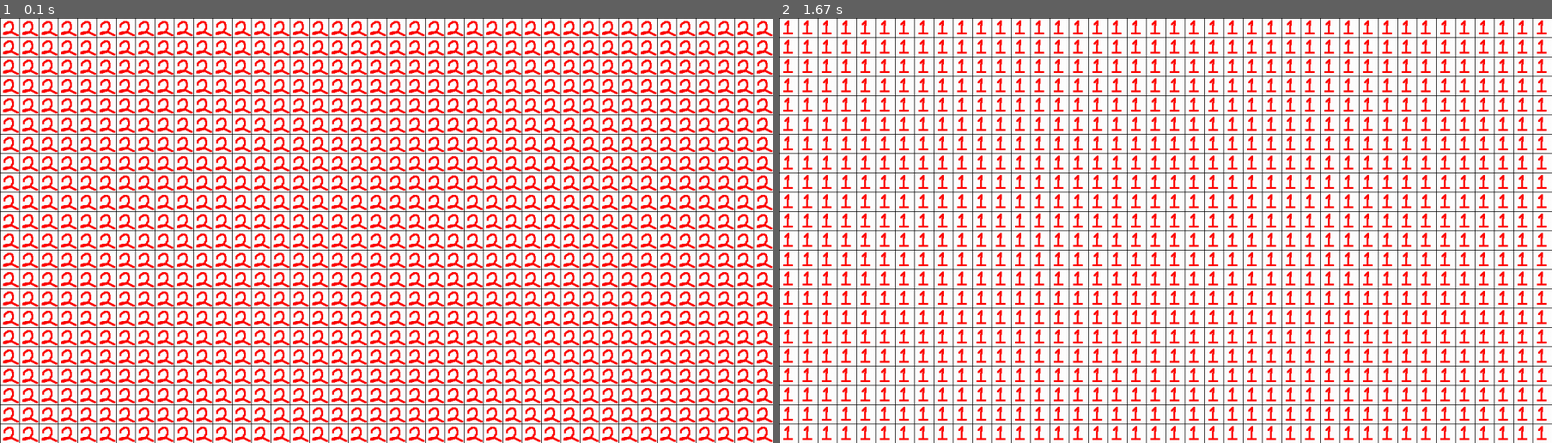
Above: before the commit, frames 1-2 (left to right).
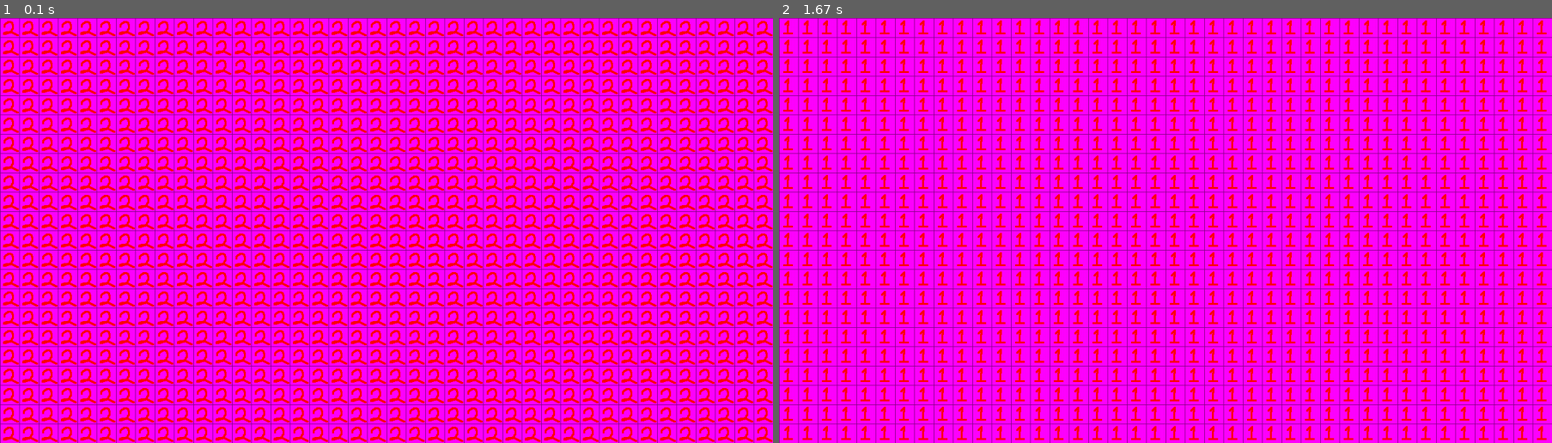
Above: after the commit, the same moments.

Repository: MaundyMoo/Coursework
Game: pygame game, started from Main.py
The game is run twice, just before and just after one commit, with the same random seed, the same clock (stepped at 60 frames per second) and the same inputs.
Inputs:
- Up to frame 1 (0.1 s): no input
- Up to frame 2 (1.67 s): no input

The runs differ from the first frame. In frame 1, 85% of the frame differs, in the area x 0-100%, y 0-100%; in frame 2, 92%.

Commit message:
entities started

Diff:
--- /dev/null
+++ b/Entities.py
@@ -0,0 +1,9 @@
+import Constants
+class Entity:
+    def __init__(self, x: int, y: int, sprite: str):
+        self.x, self.y = x, y
+        self.sprite = sprite
+    def Update(self):
+        pass
+    def Render(self, screen):
+        screen.blit(screen, (self.x * Constants.TILESIZE, self.y * Constants.TILESIZE))
--- a/Image.py
+++ b/Image.py
@@ -1,4 +1,4 @@
-from pygame import image as pyimg
+from pygame import image, transform
 from PIL import Image as Img
 import Constants, os
 def ReadImage(path: str):
@@ -7,7 +7,7 @@
     #Changes the slashes of the path string to all be the same which should
     #prevent any issues finding files
     canonicalized_path = path.replace('/', os.sep).replace('\\', os.sep)
-    image = pyimg.load(path)
+    image = image.load(path)
     return image
 
 class SpriteSheet:
@@ -39,4 +39,9 @@
             sprites.append(row)
         return sprites
     def  returnSprite(self, x: int, y: int):
-        return self.spriteMap[y][x]
+        return self.ImageToSprite(self.spriteMap[y][x])
+
+    def ImageToSprite(self, sprite):
+        sprite = image.fromstring(sprite.tobytes(), sprite.size, sprite.mode)
+        sprite = transform.scale(sprite, (Constants.TILESIZE, Constants.TILESIZE))
+        return sprite
--- a/Tiles.py
+++ b/Tiles.py
@@ -1,8 +1,7 @@
 import Constants, Image
-from pygame import transform, image
 class Tile:
     def __init__(self, gridPos: tuple, sprite, collision: bool):
-        self.sprite = self.ImageToSprite(sprite)
+        self.sprite = sprite
         self.x, self.y = gridPos[0], gridPos[1]
     def isCollidable(self) -> bool:
         return collision
@@ -10,10 +9,6 @@
         pass
     def Render(self, screen):
         screen.blit(self.sprite, (self.x * Constants.TILESIZE, self.y * Constants.TILESIZE))
-    def ImageToSprite(self, sprite):
-        sprite = image.fromstring(sprite.tobytes(), sprite.size, sprite.mode)
-        sprite = transform.scale(sprite, (Constants.TILESIZE, Constants.TILESIZE))
-        return sprite
 
 class AnimTile(Tile):
     def __init__(self, gridPos: tuple, collision: bool, SpriteSheet, row: int, frames: int, interval: int):
@@ -31,5 +26,4 @@
         self.tick += 1
         if self.tick >= self.animLength:
             self.tick = 0
-        temp = self.SpriteSheet.returnSprite(self.tick // self.interval, self.row)
-        self.sprite = self.ImageToSprite(temp)
+        self.sprite = self.SpriteSheet.returnSprite(self.tick // self.interval, self.row)
Binary file changed: res/testSheet.png
